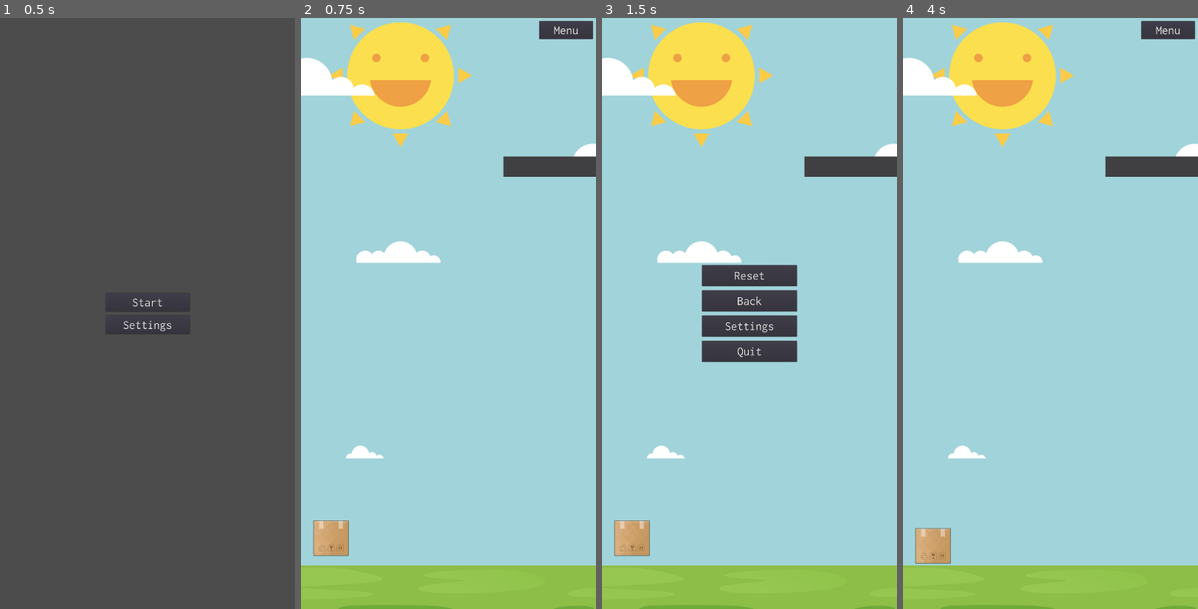
Above: before the commit, frames 1-4 (left to right).
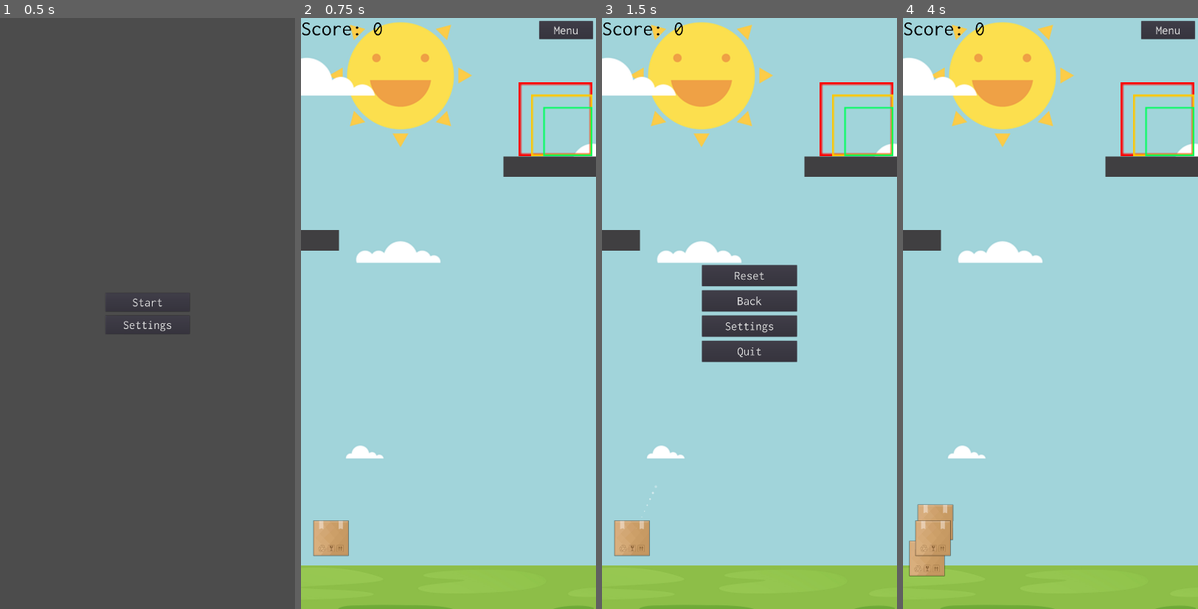
Above: after the commit, the same moments.

Repository: yakoup46/mygame
Game: Godot game, scene res://UI.tscn
The game is run twice, just before and just after one commit, with the same random seed, the same clock (stepped at 60 frames per second) and the same inputs.
Inputs (mouse positions are in pixels of both pictures, inside the frame that each line leads up to):
- Up to frame 1 (0.5 s): no input
- Up to frame 2 (0.75 s): click "Start" at 0.5 s
- Up to frame 3 (1.5 s): click "Menu" at 1.25 s
- Up to frame 4 (4 s): click "Reset" at 2 s; tap Enter at 2.75 s; move the mouse to (1115, 283) at 2.77 s; click (1115, 283) at 2.92 s; tap Space at 3.5 s; move the mouse to (991, 343) at 3.52 s; click (991, 343) at 3.67 s

Frame 1 is identical in both runs. In frame 2, 1.5% of the frame differs, in the area x 0-99%, y 0-40%; in frame 3, 1.6%; in frame 4, 2.6%, in the area x 0-99%, y 0-95%.

Commit message:
a bunch of crap

Diff:
--- a/Block/Block.tscn
+++ b/Block/Block.tscn
@@ -1,18 +1,23 @@
-[gd_scene load_steps=3 format=2]
+[gd_scene load_steps=4 format=2]
 
 [ext_resource path="res://Block/dot.png" type="Texture" id=1]
 
-[sub_resource type="RectangleShape2D" id=1]
-extents = Vector2( 395.682, 47.015 )
+[sub_resource type="PhysicsMaterial" id=1]
+rough = true
+bounce = -1.0
+
+[sub_resource type="RectangleShape2D" id=2]
+extents = Vector2( 400.69, 49.2938 )
 
 [node name="Block" type="Node2D"]
 
 [node name="RigidBody2D" type="RigidBody2D" parent="."]
 mode = 1
+physics_material_override = SubResource( 1 )
 
 [node name="CollisionShape2D" type="CollisionShape2D" parent="RigidBody2D"]
 z_index = 1
-shape = SubResource( 1 )
+shape = SubResource( 2 )
 
 [node name="Sprite" type="Sprite" parent="RigidBody2D"]
 
--- /dev/null
+++ b/Box/Box.gd
@@ -0,0 +1,103 @@
+extends Node2D
+
+# swiping dots script
+# usage: put on the node, assign some circle texture, and viola!
+
+# number of dots to be drawn
+export var dot_number = 10;
+export var dot_scale = 1.0;
+
+# some parameter easing to break visual uniformness
+export var dot_scale_ease = 1.5;
+export var dot_pos_ease = 1.1;
+
+# put circle texture here :3
+export (Texture) var dot_texture = null;
+export (Texture) var red_dot_texture = null;
+
+# list for dot child objects
+var dot_node = [];
+
+# is swipe in progress or not
+var swipe = false;
+
+# aiming position, follows mouse position over time to make aim smooth
+onready var aim_pos = global_position;
+
+# max aiming range, in pixels
+export var max_range = 320.0;
+
+var anim_phase = 0.0;
+
+var active = true
+
+# animation time
+export var time_aiming = 0.1;
+export var time_fade_in = 0.1;
+export var time_fade_out = 0.25;
+export var time_scale = 0.05;
+export var time_pos = 0.05;
+export var time_anim = 0.5;
+
+# init
+func _ready():
+
+	# spawn dot objects
+	for i in range( dot_number + 1 ):
+
+		# put object into the tree and onto the dot list
+		var c = Sprite.new();
+		add_child( c );
+		dot_node.push_back( c );
+
+		# assign parameters
+		c.texture = dot_texture;
+		c.scale = Vector2( 0, 0 );
+		c.global_position = global_position;
+		c.modulate.a = 0.0;
+
+# update
+func _process( delta ):
+	# process some input
+	swipe = Input.is_mouse_button_pressed( BUTTON_LEFT );
+
+	anim_phase = fmod( anim_phase + delta/time_anim, 1.0 );
+
+	# on swipe
+	if( swipe && active):
+
+		# move aiming position toward mouse position
+		aim_pos = aim_pos*( 1 - delta/time_aiming ) + get_global_mouse_position()*delta/time_aiming;
+
+		# update all dots on the list
+		for i in range( dot_number + 1 ):
+
+			# opacity and scale
+			if( float( i )/dot_number < anim_phase ):
+				dot_node[ i ].modulate.a = lerp( dot_node[ i ].modulate.a, 1, delta/time_fade_in );
+			else:
+				dot_node[ i ].modulate.a = lerp( dot_node[ i ].modulate.a, 0, delta/time_fade_out );
+			dot_node[ i ].scale = dot_node[ i ].scale*( 1 - delta/time_scale ) + Vector2( 1, 1 )*dot_scale*( ease( float( i )/dot_number, dot_scale_ease ) )*delta/time_scale;
+
+			var rigidbodyPos = get_node("RigidBody2D").global_position
+			# position
+			var off = aim_pos - rigidbodyPos;
+			if( off.length() > max_range ):
+				dot_node[ i ].texture = red_dot_texture
+				off = off.normalized()*max_range
+			else:
+				dot_node[ i ].texture = dot_texture
+			off *= ease( float( i )/dot_number, dot_pos_ease ); # << needs to be done this way, not up here. Believe me, otherwise it looks quite ugly and screwed up :3
+			dot_node[ i ].global_position = dot_node[ i ].global_position*( 1 - delta/time_pos ) + ( rigidbodyPos + off )*delta/time_pos;
+
+	# on stop swiping
+	else:
+
+		# move aiming position back to the origin
+		aim_pos = aim_pos*( 1 - delta/time_aiming ) + global_position*delta/time_aiming;
+
+		# update all dots on the list
+		for i in range( dot_number + 1 ):
+			dot_node[ i ].modulate.a = lerp( dot_node[ i ].modulate.a, 0, delta/time_fade_out );
+			dot_node[ i ].scale = dot_node[ i ].scale*( 1 - delta/time_scale ) ;
+			dot_node[ i ].global_position = dot_node[ i ].global_position*( 1 - delta/time_pos ) + global_position*delta/time_pos;
--- a/Box/Box.tscn
+++ b/Box/Box.tscn
@@ -1,29 +1,52 @@
-[gd_scene load_steps=5 format=2]
+[gd_scene load_steps=9 format=2]
 
-[ext_resource path="res://Box/RigidBody2D.gd" type="Script" id=1]
-[ext_resource path="res://Box/box.png" type="Texture" id=2]
+[ext_resource path="res://Box/Box.gd" type="Script" id=1]
+[ext_resource path="res://white_circle.png" type="Texture" id=2]
+[ext_resource path="res://red_circle.png" type="Texture" id=3]
+[ext_resource path="res://Box/RigidBody2D.gd" type="Script" id=4]
+[ext_resource path="res://Box/box.png" type="Texture" id=5]
 
 [sub_resource type="PhysicsMaterial" id=1]
-bounce = 0.5
+friction = 0.25
+rough = true
+bounce = 0.35
 
 [sub_resource type="RectangleShape2D" id=2]
-extents = Vector2( 95.4715, 93.3932 )
+custom_solver_bias = 1.0
+extents = Vector2( 87.7003, 88.3299 )
+
+[sub_resource type="RectangleShape2D" id=3]
+extents = Vector2( 87.8274, 87.7464 )
 
 [node name="Box" type="Node2D"]
-editor/display_folded = true
+script = ExtResource( 1 )
+dot_number = 12
+dot_scale = 2.0
+dot_texture = ExtResource( 2 )
+red_dot_texture = ExtResource( 3 )
+max_range = 1000.0
+time_fade_in = 0.05
+time_fade_out = 0.1
+time_anim = 1.0
 
 [node name="RigidBody2D" type="RigidBody2D" parent="."]
 mode = 1
 physics_material_override = SubResource( 1 )
 gravity_scale = 9.0
-script = ExtResource( 1 )
+angular_velocity = 0.5
+script = ExtResource( 4 )
 
 [node name="Sprite" type="Sprite" parent="RigidBody2D"]
 editor/display_folded = true
 
 [node name="box" type="Sprite" parent="RigidBody2D/Sprite"]
 scale = Vector2( 0.75, 0.75 )
-texture = ExtResource( 2 )
+texture = ExtResource( 5 )
 
 [node name="CollisionShape2D" type="CollisionShape2D" parent="RigidBody2D"]
 shape = SubResource( 2 )
+
+[node name="Box" type="Area2D" parent="RigidBody2D"]
+
+[node name="CollisionShape2D" type="CollisionShape2D" parent="RigidBody2D/Box"]
+shape = SubResource( 3 )
--- a/Box/RigidBody2D.gd
+++ b/Box/RigidBody2D.gd
@@ -1,9 +1,17 @@
 extends RigidBody2D
 
 var startPos = Vector2()
+var window
+var active = true
+
+func _ready():
+	window = OS.get_real_window_size()
 
 func _input(event):
-	if (event is InputEventScreenTouch or event is InputEventMouseButton):
+	if (!get_parent().active):
+		return
+
+	if (event is InputEventScreenTouch or event is InputEventMouseButton and mode == RigidBody2D.MODE_STATIC):
 		if (event.pressed):
 
 			startPos = get_global_mouse_position()
@@ -12,4 +20,10 @@
 			var dir = (get_global_mouse_position() - startPos)
 
 			mode = RigidBody2D.MODE_RIGID
-			apply_central_impulse(Vector2(dir.x, -sqrt(abs(dir.y*2000))))
+			get_node("CollisionShape2D").disabled = false
+			apply_central_impulse(Vector2(dir.x, -sqrt(abs(dir.y*(2000 + (2880 - window.y))))))
+
+func _physics_process(delta):
+	#if (linear_velocity.y == 0 && angular_velocity == 0):
+	#	print("stoppe")
+	pass
--- a/Game.gd
+++ b/Game.gd
@@ -1,6 +1,10 @@
 extends Node2D
 
 onready var ui = preload("res://UI.tscn")
+
+var score = 0
+var currentBox
+var boxHolder
 
 func _ready():
 	var node = ui.instance()
@@ -9,3 +13,55 @@
 	node.get_node("Menu Button").visible = true
 
 	get_node("UI Placeholder").add_child(node)
+
+	currentBox = $Box
+	boxHolder = $Box.duplicate()
+
+func _process(delta):
+	#if ($Box.get_node("RigidBody2D").linear_velocity.y == 0 && $Box.get_node("RigidBody2D").angular_velocity == 0):
+		#print($LandingZone.score)
+	pass
+
+func _physics_process(delta):
+	score = 0
+	var inRed = isInside($LandingZone.get_node("Red"), $Box.get_node("RigidBody2D/Box"))
+	var inGreen = isInside($LandingZone.get_node("Green"), $Box.get_node("RigidBody2D/Box"))
+	var inYellow = isInside($LandingZone.get_node("Yellow"), $Box.get_node("RigidBody2D/Box"))
+
+	if inRed:
+		score = 1
+
+	if inYellow:
+		score = 2
+
+	if inGreen:
+		score = 3
+
+	$Score.text = str("Score: ", score)
+
+	if (currentBox.get_node("RigidBody2D").mode == RigidBody2D.MODE_RIGID):
+		currentBox.active = false
+		currentBox = boxHolder.duplicate()
+		currentBox.get_node("RigidBody2D/CollisionShape2D").disabled = true
+		add_child(currentBox)
+
+func isInside(area, box):
+	var boxPos = box.global_position
+	var areaPos = area.global_position
+	var boxSize = box.get_node("CollisionShape2D").shape.extents * 2
+	var areaSize = area.get_node("CollisionShape2D").shape.extents * 2
+
+	var b0 = boxPos - (boxSize.y * Vector2(1, -1))/2
+	var b1 = b0 + Vector2(0, -boxSize.y)
+	var b2 = b0 + boxSize
+	var b3 = b0 + Vector2(boxSize.x, 0)
+
+	var a0 = areaPos - (areaSize.y * Vector2(1, -1))/2
+	var a1 = a0 + Vector2(0, -areaSize.y)
+	var a2 = a0 + areaSize
+	var a3 = a0 + Vector2(areaSize.x, 0)
+
+	if (b0 < a0 || b1.y < a1.y || b2.y > a2.y || b3 > a3):
+		return false
+
+	return true
--- a/Game.tscn
+++ b/Game.tscn
@@ -6,12 +6,22 @@
 [ext_resource path="res://StaticBody2D.gd" type="Script" id=4]
 [ext_resource path="res://Block/Block.tscn" type="PackedScene" id=5]
 [ext_resource path="res://Box/Box.tscn" type="PackedScene" id=6]
+[ext_resource path="res://LandingZone.tscn" type="PackedScene" id=7]
+[ext_resource path="res://Inconsolata.otf" type="DynamicFontData" id=8]
 
-[sub_resource type="RectangleShape2D" id=1]
+[sub_resource type="PhysicsMaterial" id=1]
+rough = true
+bounce = -0.25
+
+[sub_resource type="RectangleShape2D" id=2]
 extents = Vector2( 869.184, 192.419 )
 
+[sub_resource type="DynamicFont" id=3]
+size = 100
+use_mipmaps = true
+font_data = ExtResource( 8 )
+
 [node name="Game" type="Node2D"]
-editor/display_folded = true
 script = ExtResource( 1 )
 
 [node name="UI Placeholder" type="CanvasLayer" parent="."]
@@ -26,11 +36,12 @@
 
 [node name="RigidBody2D" type="RigidBody2D" parent="Background"]
 mode = 1
+physics_material_override = SubResource( 1 )
 
 [node name="CollisionShape2D" type="CollisionShape2D" parent="Background/RigidBody2D"]
-position = Vector2( 696.228, 2858.63 )
-z_index = 1
-shape = SubResource( 1 )
+position = Vector2( 671.501, 2914.27 )
+z_index = 2
+shape = SubResource( 2 )
 
 [node name="dirt" type="Sprite" parent="Background/RigidBody2D"]
 position = Vector2( 812.587, 4195.71 )
@@ -44,5 +55,19 @@
 position = Vector2( 1388.14, 724.249 )
 
 [node name="Box" parent="." instance=ExtResource( 6 )]
-editor/display_folded = false
 position = Vector2( 146.574, 2534.87 )
+z_index = 1
+
+[node name="LandingZone" parent="." instance=ExtResource( 7 )]
+position = Vector2( 1242.37, 493.159 )
+
+[node name="Block2" parent="." instance=ExtResource( 5 )]
+position = Vector2( -30.9737, 1083.61 )
+scale = Vector2( 0.54, 1 )
+
+[node name="Score" type="Label" parent="."]
+margin_right = 200.0
+margin_bottom = 51.0
+custom_fonts/font = SubResource( 3 )
+custom_colors/font_color = Color( 0, 0, 0, 1 )
+text = "Score: 3"
--- /dev/null
+++ b/LandingZone.gd
@@ -0,0 +1,15 @@
+extends Node2D
+
+var score = 0
+
+func _on_Red_area_entered(area):
+	if (area.name == "Box"):
+		score = 1
+
+func _on_Yellow_area_entered(area):
+	if (area.name == "Box"):
+		score = 2
+
+func _on_Green_area_entered(area):
+	if (area.name == "Box"):
+		score = 3
--- /dev/null
+++ b/LandingZone.tscn
@@ -0,0 +1,54 @@
+[gd_scene load_steps=8 format=2]
+
+[ext_resource path="res://LandingZone.gd" type="Script" id=1]
+[ext_resource path="res://RedBox.png" type="Texture" id=2]
+[ext_resource path="res://YellowBox.png" type="Texture" id=3]
+[ext_resource path="res://GreenBox.png" type="Texture" id=4]
+
+[sub_resource type="RectangleShape2D" id=1]
+extents = Vector2( 182.61, 182.178 )
+
+[sub_resource type="RectangleShape2D" id=2]
+extents = Vector2( 151.215, 151.423 )
+
+[sub_resource type="RectangleShape2D" id=3]
+extents = Vector2( 121.913, 122.762 )
+
+[node name="LandingZone" type="Node2D"]
+editor/display_folded = true
+script = ExtResource( 1 )
+
+[node name="Red" type="Area2D" parent="."]
+editor/display_folded = true
+
+[node name="RedBox" type="Sprite" parent="Red"]
+scale = Vector2( 12, 12 )
+texture = ExtResource( 2 )
+
+[node name="CollisionShape2D" type="CollisionShape2D" parent="Red"]
+shape = SubResource( 1 )
+
+[node name="Yellow" type="Area2D" parent="."]
+editor/display_folded = true
+position = Vector2( 30, 30 )
+
+[node name="YellowBox" type="Sprite" parent="Yellow"]
+scale = Vector2( 10, 10 )
+texture = ExtResource( 3 )
+
+[node name="CollisionShape2D" type="CollisionShape2D" parent="Yellow"]
+shape = SubResource( 2 )
+
+[node name="Green" type="Area2D" parent="."]
+editor/display_folded = true
+position = Vector2( 60, 60 )
+
+[node name="GreenBox" type="Sprite" parent="Green"]
+scale = Vector2( 8, 8 )
+texture = ExtResource( 4 )
+
+[node name="CollisionShape2D" type="CollisionShape2D" parent="Green"]
+shape = SubResource( 3 )
+[connection signal="area_entered" from="Red" to="." method="_on_Red_area_entered"]
+[connection signal="area_entered" from="Yellow" to="." method="_on_Yellow_area_entered"]
+[connection signal="area_entered" from="Green" to="." method="_on_Green_area_entered"]
--- /dev/null
+++ b/Node2D.gd
@@ -0,0 +1,40 @@
+extends Node2D
+
+export (Texture) var texture;
+
+onready var Tween = get_node("Tween")
+
+var sprite
+var startPos
+
+var moveTo = Vector2(100, 0)
+
+var time_start = 0
+var time_now = 0
+
+func _ready():
+	sprite = Sprite.new()
+	sprite.texture = texture
+
+	add_child(sprite)
+	time_start = OS.get_unix_time()
+	startPos = 1
+
+func _physics_process(delta):
+	var elapsed = OS.get_unix_time() - time_start
+	startPos = easeInQuad(elapsed, 2, startPos, 2)
+
+	if (elapsed <= 2):
+		sprite.global_position = sprite.global_position + Vector2(10, 0) * delta * startPos
+#	startPos = eastOut(OS.get_unix_time() - time_start, startPos, 10, .25)
+#	if (startPos > 0):
+#		print(startPos)
+#
+#	if (startPos > 0):
+
+
+
+# time, start val, chang in val, duration
+func easeInQuad(t, b, c, d):
+	t /= d;
+	return c*t*t + b
--- a/UI.tscn
+++ b/UI.tscn
@@ -65,6 +65,7 @@
 text = "Settings"
 
 [node name="Overlay Menu" type="VBoxContainer" parent="."]
+editor/display_folded = true
 visible = false
 anchor_left = 0.5
 anchor_top = 0.5
--- /dev/null
+++ b/playingaround.tscn
@@ -0,0 +1,11 @@
+[gd_scene load_steps=3 format=2]
+
+[ext_resource path="res://Node2D.gd" type="Script" id=1]
+[ext_resource path="res://red_circle.png" type="Texture" id=2]
+
+[node name="Node2D" type="Node2D"]
+position = Vector2( 480.482, 600.603 )
+script = ExtResource( 1 )
+texture = ExtResource( 2 )
+
+[node name="Tween" type="Tween" parent="."]
Binary file added: Box/white_circle.png
Not shown, added: Box/white_circle.png.import
Not shown: 1 places in Game.tscn that only renumber resources
Binary file added: GreenBox.png
Not shown, added: GreenBox.png.import
Binary file added: RedBox.png
Not shown, added: RedBox.png.import
Binary file added: Untitled.png
Not shown, added: Untitled.png.import
Binary file added: YellowBox.png
Not shown, added: YellowBox.png.import
Binary file added: red_circle.png
(and 3 more such lines)
